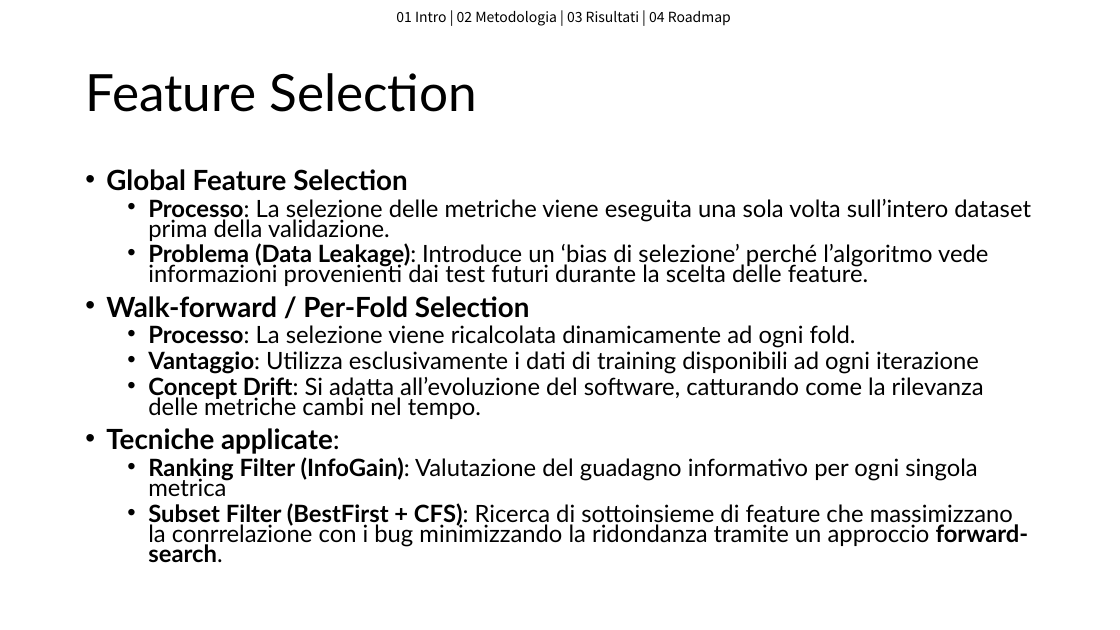
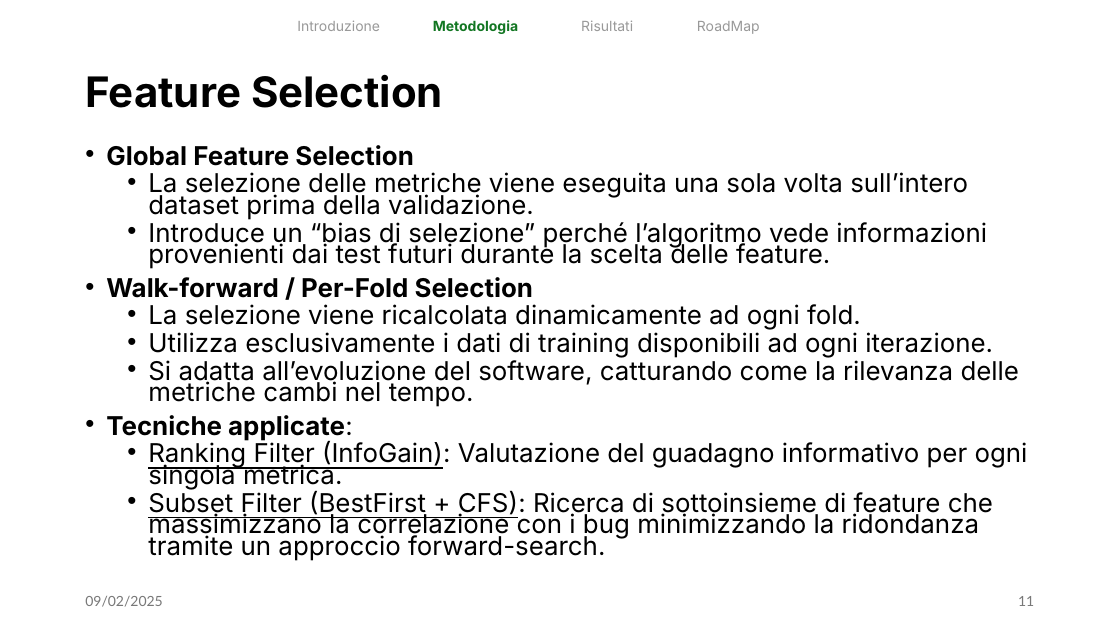
Before and after one commit to flavio-simonelli/ProjectAnalyzerAI, a slide deck: slide 11 of PresentazioneISW2Prediction.pptx. Drawn at 1120x630 pixels with LibreOffice and Linux fonts; fonts in the diff are those of the drawing. Boxes give left, top, right and bottom in pixels: in the first picture for what was removed or moved away, otherwise in the second. Text is boxed around its words. In the diff, an @@ line names an element or a change of style, - is before the commit and + after.

Commit message:
add presentation

```diff
--- a/PresentazioneISW2Prediction.pptx
+++ b/PresentazioneISW2Prediction.pptx
@@ text added at (x1=297, y1=20, x2=380, y2=31), 12 pt, text #999999 @@
+Introduzione
@@ text removed at (x1=396, y1=11, x2=731, y2=26) @@
-01 Intro | 02 Metodologia | 03 Risultati | 04 Roadmap
@@ text added at (x1=433, y1=20, x2=518, y2=34), 12 pt, text #127622, bold @@
+Metodologia
@@ text added at (x1=581, y1=20, x2=633, y2=31), 12 pt, text #999999 @@
+Risultati
@@ text added at (x1=697, y1=21, x2=760, y2=34), 12 pt, text #999999 @@
+RoadMap
@@ title "Feature Selection" at (x1=85, y1=74, x2=443, y2=108): size 44 to 36 pt, font Lato to Inter, bold on @@
@@ text "Global Feature Selection" moved from (x1=106, y1=169, x2=1031, y2=563) to (x1=106, y1=145, x2=1028, y2=561) @@
@@ text at (x1=106, y1=145, x2=533, y2=440): size 23.8 to 22.2 pt, font Lato to Inter in "Global Feature Selection", "Walk-forward / Per-Fold Selection", "Tecniche applicate:" @@
@@ text at (x1=148, y1=172, x2=987, y2=269): text changed; size 20.4 to 22.2 pt; font Lato to Inter @@
-  • Processo: La selezione delle metriche viene eseguita una sola volta sull’intero dataset prima della validazione.
-  • Problema (Data Leakage): Introduce un ‘bias di selezione’ perché l’algoritmo vede informazioni provenienti dai test futuri durante la scelta delle feature.
+  • La selezione delle metriche viene eseguita una sola volta sull’intero dataset prima della validazione.
+  • Introduce un “bias di selezione” perché l’algoritmo vede informazioni provenienti dai test futuri durante la scelta delle feature.
@@ text at (x1=148, y1=304, x2=1020, y2=407): text changed; size 20.4 to 22.2 pt; font Lato to Inter @@
-  • Processo: La selezione viene ricalcolata dinamicamente ad ogni fold.
-  • Vantaggio: Utilizza esclusivamente i dati di training disponibili ad ogni iterazione
-  • Concept Drift: Si adatta all’evoluzione del software, catturando come la rilevanza delle metriche cambi nel tempo.
+  • La selezione viene ricalcolata dinamicamente ad ogni fold.
+  • Utilizza esclusivamente i dati di training disponibili ad ogni iterazione.
+  • Si adatta all’evoluzione del software, catturando come la rilevanza delle metriche cambi nel tempo.
@@ text at (x1=148, y1=441, x2=1028, y2=561): text changed; size 20.4 to 22.2 pt; font Lato to Inter @@
-  • Ranking Filter (InfoGain): Valutazione del guadagno informativo per ogni singola metrica
-  • Subset Filter (BestFirst + CFS): Ricerca di sottoinsieme di feature che massimizzano la conrrelazione con i bug minimizzando la ridondanza tramite un approccio forward-search.
+  • Ranking Filter (InfoGain): Valutazione del guadagno informativo per ogni singola metrica.
+  • Subset Filter (BestFirst + CFS): Ricerca di sottoinsieme di feature che massimizzano la correlazione con i bug minimizzando la ridondanza tramite un approccio forward-search.
@@ text added at (x1=85, y1=596, x2=162, y2=607), 12 pt, text #797979 @@
+09/02/2025
@@ page number added at (x1=1018, y1=596, x2=1034, y2=606), 12 pt, text #797979 @@
+11
```
Also in this commit, not shown: 18 other slides changed, 4 slides added, 3 slides removed, 1 other file.
